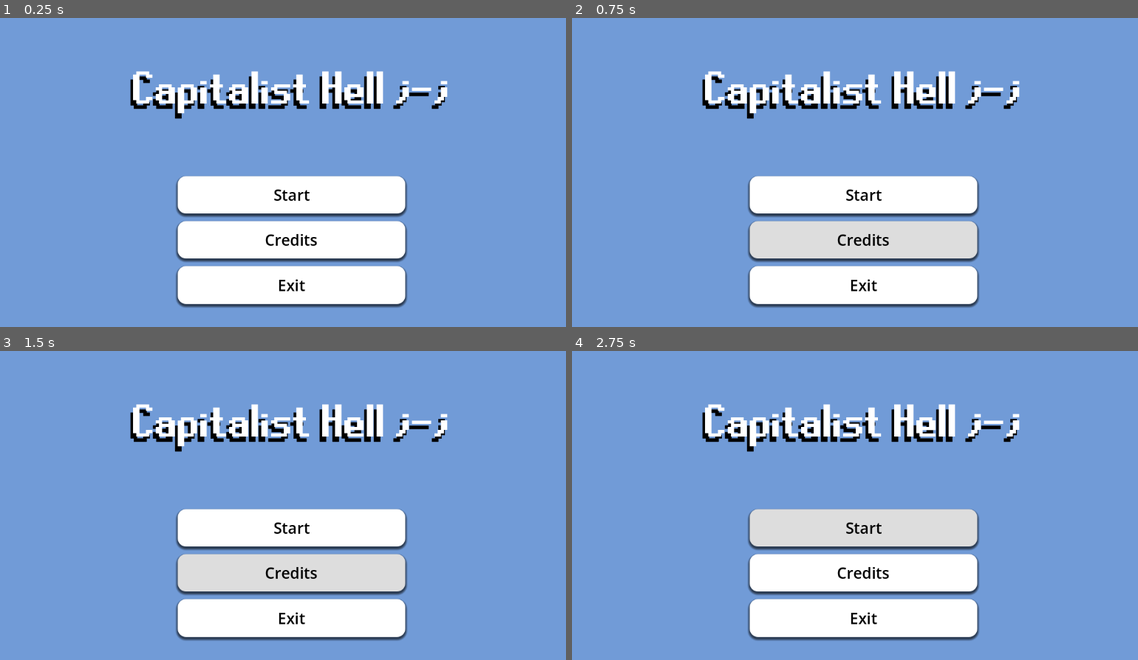
Above: before the commit, frames 1-4 (two rows, left to right).
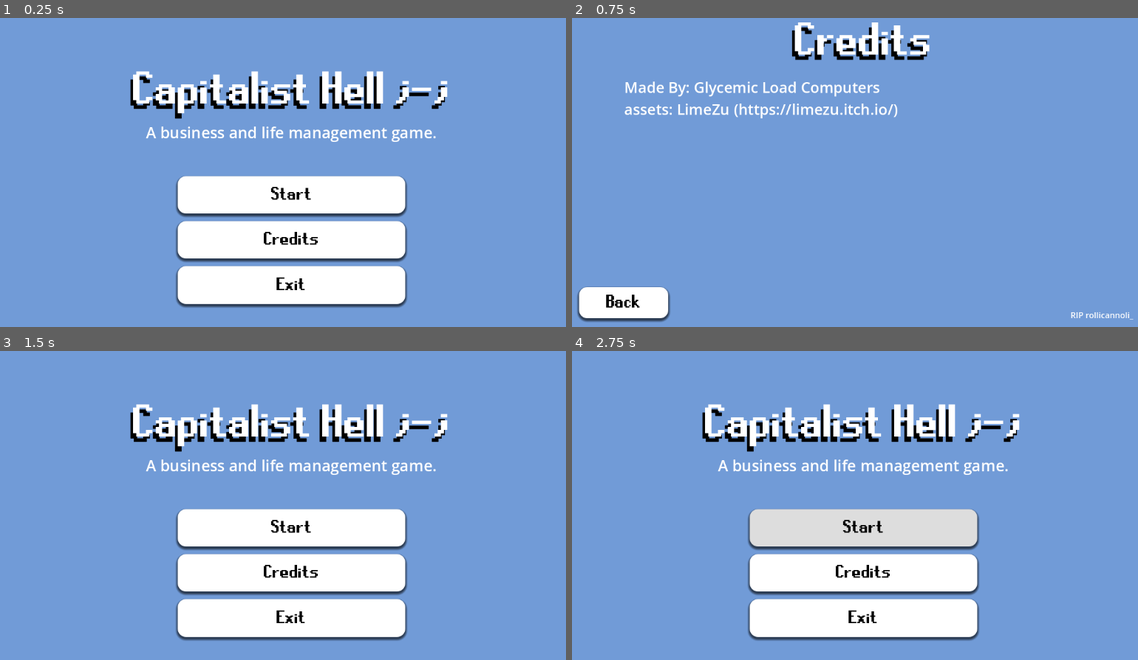
Above: after the commit, the same moments.

Repository: aehcipher/BroncoHack2025-GlycemicLoadComputers
Game: Godot game, scene res://main_menu.tscn
Same seed, same stepped clock (60 frames per second), same inputs: the game is played once before the commit and once after it.
Inputs:
- Up to frame 1 (0.25 s): no input
- Up to frame 2 (0.75 s): click "Credits" at 0.5 s
- Up to frame 3 (1.5 s): click "Credits" (after the commit: "Back") at 1.25 s
- Up to frame 4 (2.75 s): click "Start" at 2 s

The runs differ from the first frame. In frame 1, 1.4% of the frame differs, in the area x 25-78%, y 35-89%; in frame 2, 25%, in the area x 0-100%, y 1-99%; in frame 3, 5.8%; in frame 4, 1.4%.

Commit message:
Added Credits Page
Added a credits page that can be accessed from main menu, added a Back button to return to main menu.

Diff:
--- /dev/null
+++ b/Credits.tscn
@@ -0,0 +1,117 @@
+[gd_scene load_steps=8 format=3 uid="uid://b8sd8gqhj2mgt"]
+
+[ext_resource type="Script" uid="uid://dm72vwlhpeefn" path="res://credits.gd" id="1_4qwwl"]
+[ext_resource type="FontFile" uid="uid://dc3mlx8jtmd11" path="res://runescape_uf.ttf" id="1_ynf4x"]
+
+[sub_resource type="StyleBoxFlat" id="StyleBoxFlat_4qwwl"]
+bg_color = Color(0.443137, 0.607843, 0.843137, 1)
+
+[sub_resource type="StyleBoxEmpty" id="StyleBoxEmpty_obosj"]
+
+[sub_resource type="StyleBoxFlat" id="StyleBoxFlat_k2yj5"]
+bg_color = Color(0.864675, 0.864675, 0.864675, 1)
+corner_radius_top_left = 16
+corner_radius_top_right = 16
+corner_radius_bottom_right = 16
+corner_radius_bottom_left = 16
+shadow_size = 5
+shadow_offset = Vector2(0, 3.41)
+
+[sub_resource type="StyleBoxFlat" id="StyleBoxFlat_xic2l"]
+bg_color = Color(0.572989, 0.572988, 0.572989, 1)
+corner_radius_top_left = 16
+corner_radius_top_right = 16
+corner_radius_bottom_right = 16
+corner_radius_bottom_left = 16
+shadow_size = 5
+shadow_offset = Vector2(0, 3.41)
+
+[sub_resource type="StyleBoxFlat" id="StyleBoxFlat_s70hm"]
+bg_color = Color(1, 1, 1, 1)
+corner_radius_top_left = 16
+corner_radius_top_right = 16
+corner_radius_bottom_right = 16
+corner_radius_bottom_left = 16
+shadow_size = 5
+shadow_offset = Vector2(0, 3.41)
+
+[node name="Credits" type="Control"]
+layout_mode = 3
+anchors_preset = 15
+anchor_right = 1.0
+anchor_bottom = 1.0
+grow_horizontal = 2
+grow_vertical = 2
+script = ExtResource("1_4qwwl")
+
+[node name="Panel" type="Panel" parent="."]
+layout_mode = 1
+anchors_preset = 15
+anchor_right = 1.0
+anchor_bottom = 1.0
+grow_horizontal = 2
+grow_vertical = 2
+theme_override_styles/panel = SubResource("StyleBoxFlat_4qwwl")
+
+[node name="Label" type="Label" parent="."]
+layout_mode = 1
+anchors_preset = 5
+anchor_left = 0.5
+anchor_right = 0.5
+offset_left = -134.5
+offset_top = 37.0
+offset_right = 134.5
+offset_bottom = 137.0
+grow_horizontal = 2
+theme_override_colors/font_shadow_color = Color(0, 0, 0, 1)
+theme_override_constants/shadow_offset_x = -5
+theme_override_constants/shadow_offset_y = 10
+theme_override_fonts/font = ExtResource("1_ynf4x")
+theme_override_font_sizes/font_size = 100
+text = "Credits"
+horizontal_alignment = 1
+vertical_alignment = 1
+
+[node name="Button2" type="Button" parent="."]
+offset_left = 21.0
+offset_top = 567.0
+offset_right = 195.0
+offset_bottom = 628.0
+size_flags_vertical = 3
+theme_override_colors/font_hover_color = Color(0, 0, 0, 1)
+theme_override_colors/font_color = Color(0, 0, 0, 1)
+theme_override_colors/font_focus_color = Color(0, 0, 0, 1)
+theme_override_colors/font_pressed_color = Color(0, 0, 0, 1)
+theme_override_fonts/font = ExtResource("1_ynf4x")
+theme_override_font_sizes/font_size = 40
+theme_override_styles/focus = SubResource("StyleBoxEmpty_obosj")
+theme_override_styles/hover = SubResource("StyleBoxFlat_k2yj5")
+theme_override_styles/pressed = SubResource("StyleBoxFlat_xic2l")
+theme_override_styles/normal = SubResource("StyleBoxFlat_s70hm")
+text = "Back"
+
+[node name="Label2" type="Label" parent="."]
+layout_mode = 1
+anchors_preset = 5
+anchor_left = 0.5
+anchor_right = 0.5
+offset_left = -467.0
+offset_top = 156.0
+offset_right = 467.0
+offset_bottom = 514.0
+grow_horizontal = 2
+theme_override_font_sizes/font_size = 29
+text = "Made By: Glycemic Load Computers
+assets: LimeZu (https://limezu.itch.io/)"
+
+[node name="Label3" type="Label" parent="."]
+layout_mode = 0
+offset_left = 963.0
+offset_top = 610.0
+offset_right = 1121.0
+offset_bottom = 633.0
+text = "RIP rollicannoli_"
+horizontal_alignment = 1
+vertical_alignment = 1
+
+[connection signal="pressed" from="Button2" to="." method="_on_backToMenu_pressed"]
--- /dev/null
+++ b/credits.gd
@@ -0,0 +1,5 @@
+extends Control
+
+
+func _on_backToMenu_pressed() -> void:
+	get_tree().change_scene_to_file("res://main_menu.tscn")
--- a/main_menu.gd
+++ b/main_menu.gd
@@ -8,9 +8,7 @@
 
 
 func _on_credits_pressed() -> void:
-	print("Credits pressed!")
-	# the scene that occcurs when we press start will be
-	# implemented by using this: get_tree().change_scene_to_file("path to next scene")
+	get_tree().change_scene_to_file("res://Credits.tscn")
 
 func _on_exit_pressed() -> void:
 	get_tree().quit()
--- a/main_menu.tscn
+++ b/main_menu.tscn
@@ -75,7 +75,8 @@
 theme_override_colors/font_color = Color(0, 0, 0, 1)
 theme_override_colors/font_focus_color = Color(0, 0, 0, 1)
 theme_override_colors/font_pressed_color = Color(0, 0, 0, 1)
-theme_override_font_sizes/font_size = 30
+theme_override_fonts/font = ExtResource("1_06t4h")
+theme_override_font_sizes/font_size = 40
 theme_override_styles/focus = SubResource("StyleBoxEmpty_06t4h")
 theme_override_styles/hover = SubResource("StyleBoxFlat_06t4h")
 theme_override_styles/pressed = SubResource("StyleBoxFlat_fu7sn")
@@ -89,7 +90,8 @@
 theme_override_colors/font_color = Color(0, 0, 0, 1)
 theme_override_colors/font_focus_color = Color(0, 0, 0, 1)
 theme_override_colors/font_pressed_color = Color(0, 0, 0, 1)
-theme_override_font_sizes/font_size = 30
+theme_override_fonts/font = ExtResource("1_06t4h")
+theme_override_font_sizes/font_size = 40
 theme_override_styles/focus = SubResource("StyleBoxEmpty_06t4h")
 theme_override_styles/hover = SubResource("StyleBoxFlat_06t4h")
 theme_override_styles/pressed = SubResource("StyleBoxFlat_fu7sn")
@@ -103,7 +105,8 @@
 theme_override_colors/font_color = Color(0, 0, 0, 1)
 theme_override_colors/font_focus_color = Color(0, 0, 0, 1)
 theme_override_colors/font_pressed_color = Color(0, 0, 0, 1)
-theme_override_font_sizes/font_size = 30
+theme_override_fonts/font = ExtResource("1_06t4h")
+theme_override_font_sizes/font_size = 40
 theme_override_styles/focus = SubResource("StyleBoxEmpty_06t4h")
 theme_override_styles/hover = SubResource("StyleBoxFlat_06t4h")
 theme_override_styles/pressed = SubResource("StyleBoxFlat_fu7sn")
@@ -129,6 +132,21 @@
 horizontal_alignment = 1
 vertical_alignment = 1
 
+[node name="Label2" type="Label" parent="."]
+layout_mode = 1
+anchors_preset = 5
+anchor_left = 0.5
+anchor_right = 0.5
+offset_left = -300.0
+offset_top = 242.0
+offset_right = 300.0
+offset_bottom = 286.0
+grow_horizontal = 2
+theme_override_font_sizes/font_size = 30
+text = "A business and life management game."
+horizontal_alignment = 1
+vertical_alignment = 1
+
 [connection signal="pressed" from="VBoxContainer/Button" to="." method="_on_start_pressed"]
 [connection signal="pressed" from="VBoxContainer/Button2" to="." method="_on_credits_pressed"]
 [connection signal="pressed" from="VBoxContainer/Button3" to="." method="_on_exit_pressed"]
Not shown, added: credits.gd.uid
